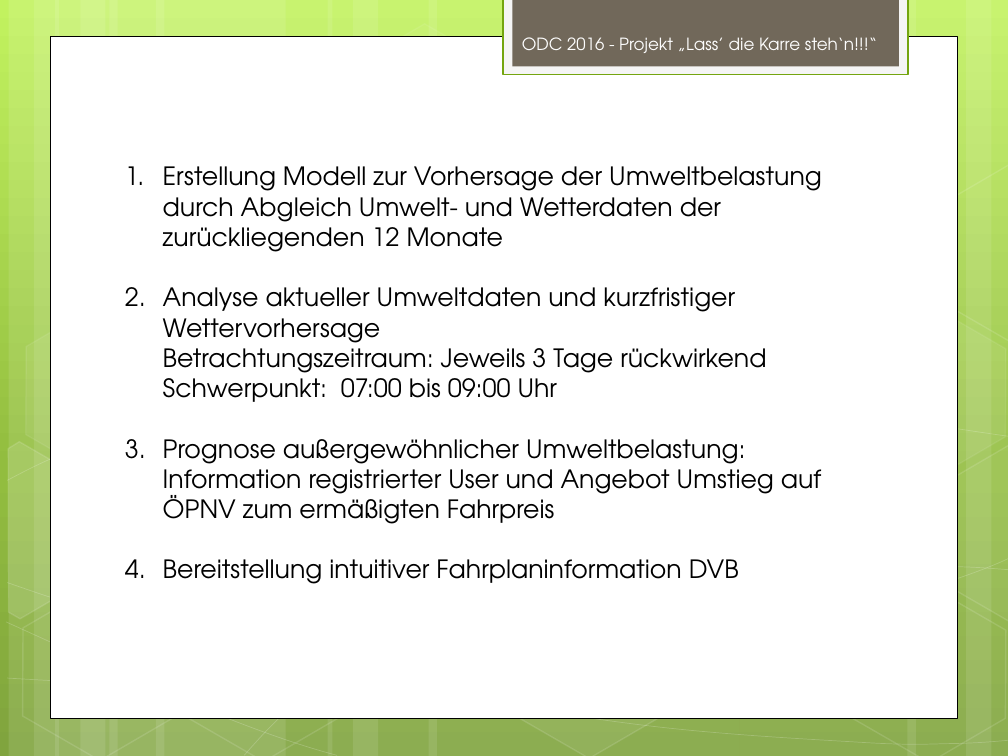
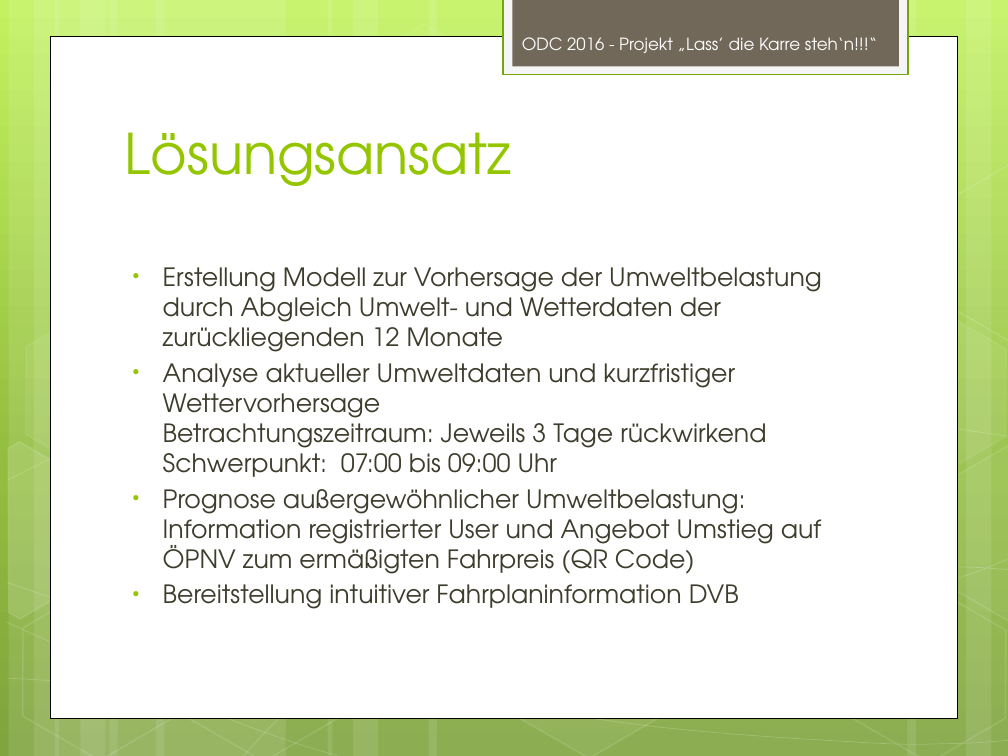
Before and after one commit to frankdressel/open-data-crunch-2016, a slide deck: slide 3 of branding/OpenDataCrunch.pptx. Drawn at 1008x756 pixels with LibreOffice and Linux fonts; fonts in the diff are those of the drawing. Boxes give left, top, right and bottom in pixels: in the first picture for what was removed or moved away, otherwise in the second. Text is boxed around its words. In the diff, an @@ line names an element or a change of style, - is before the commit and + after.

Commit message:
Update PPT

```diff
--- a/branding/OpenDataCrunch.pptx
+++ b/branding/OpenDataCrunch.pptx
@@ text added at (x1=125, y1=132, x2=512, y2=186), 40 pt, text #94C600 @@
+Lösungsansatz
@@ text "Erstellung Modell zur Vorhersage der ..." moved from (x1=163, y1=166, x2=822, y2=584) to (x1=163, y1=267, x2=822, y2=609) @@
@@ text at (x1=163, y1=267, x2=822, y2=609): text colour #000000 to #3E3D2D in "Erstellung Modell zur Vorhersage der Umweltbelastung durch ...", "Analyse aktueller Umweltdaten und kurzfristiger Wettervorher ...", "Bereitstellung intuitiver Fahrplaninformation DVB"; bullet 1. to •; more space between paragraphs @@
@@ text at (x1=163, y1=489, x2=821, y2=574): text changed; text colour #000000 to #3E3D2D @@
-3. Prognose außergewöhnlicher Umweltbelastung: Information registrierter User und Angebot Umstieg auf ÖPNV zum ermäßigten Fahrpreis
+• Prognose außergewöhnlicher Umweltbelastung: Information registrierter User und Angebot Umstieg auf ÖPNV zum ermäßigten Fahrpreis (QR Code)
```
Also in this commit, not shown: 3 other slides changed, 2 slides added, 1 other file.
